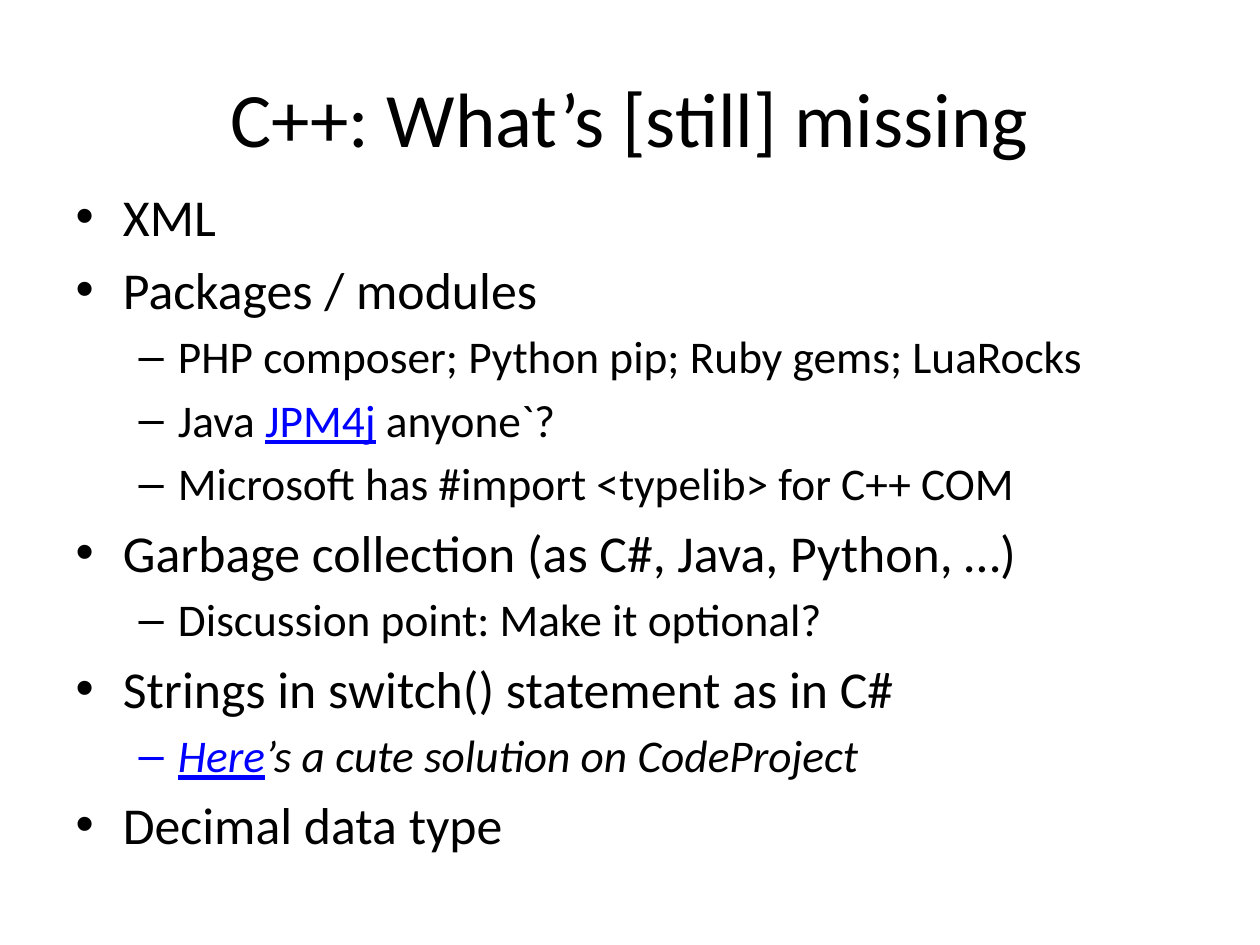
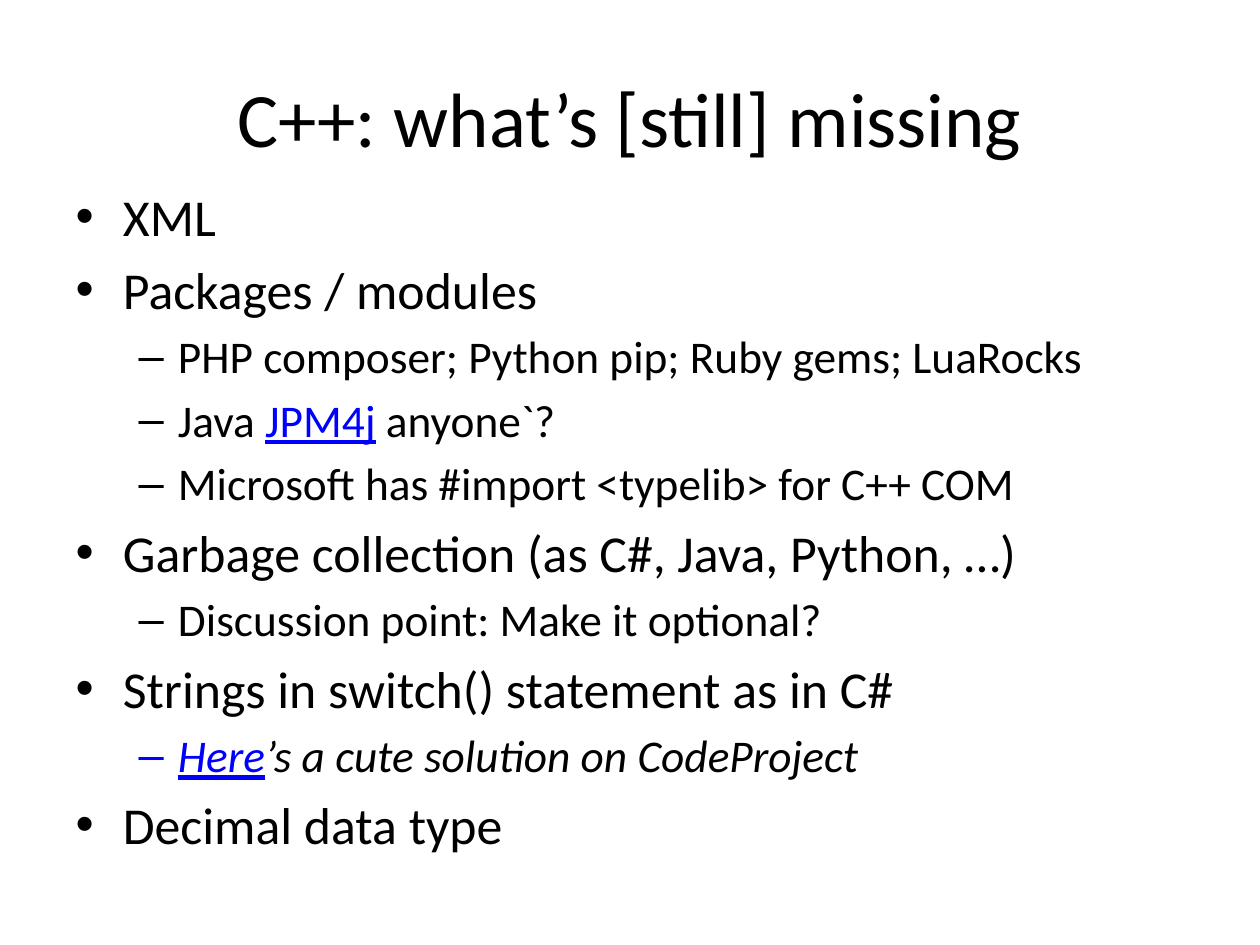
Before and after one commit to fellmad/FunWithCpp11, a slide deck: slide 33 of doc/Fun_with_C++11.pptx. Drawn at 1260x945 pixels with LibreOffice and Linux fonts; fonts in the diff are those of the drawing. Boxes give left, top, right and bottom in pixels: in the first picture for what was removed or moved away, otherwise in the second. Text is boxed around its words. In the diff, an @@ line names an element or a change of style, - is before the commit and + after.

```diff
--- a/doc/Fun_with_C++11.pptx
+++ b/doc/Fun_with_C++11.pptx
@@ title at [237,91,1022,161]: text changed @@
-C++: What’s [still] missing
+C++: what’s [still] missing
```
Also in this commit, not shown: 5 other slides changed, 1 slide added, 1 other file.
